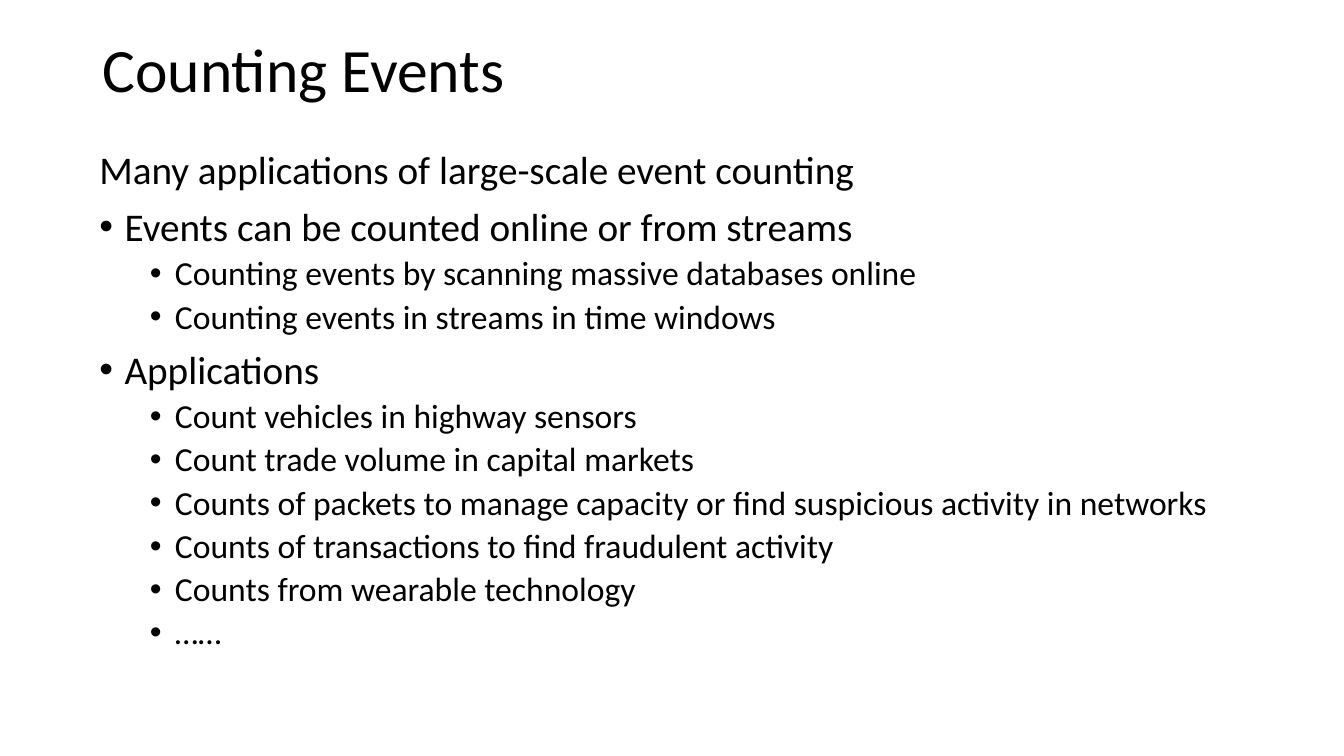
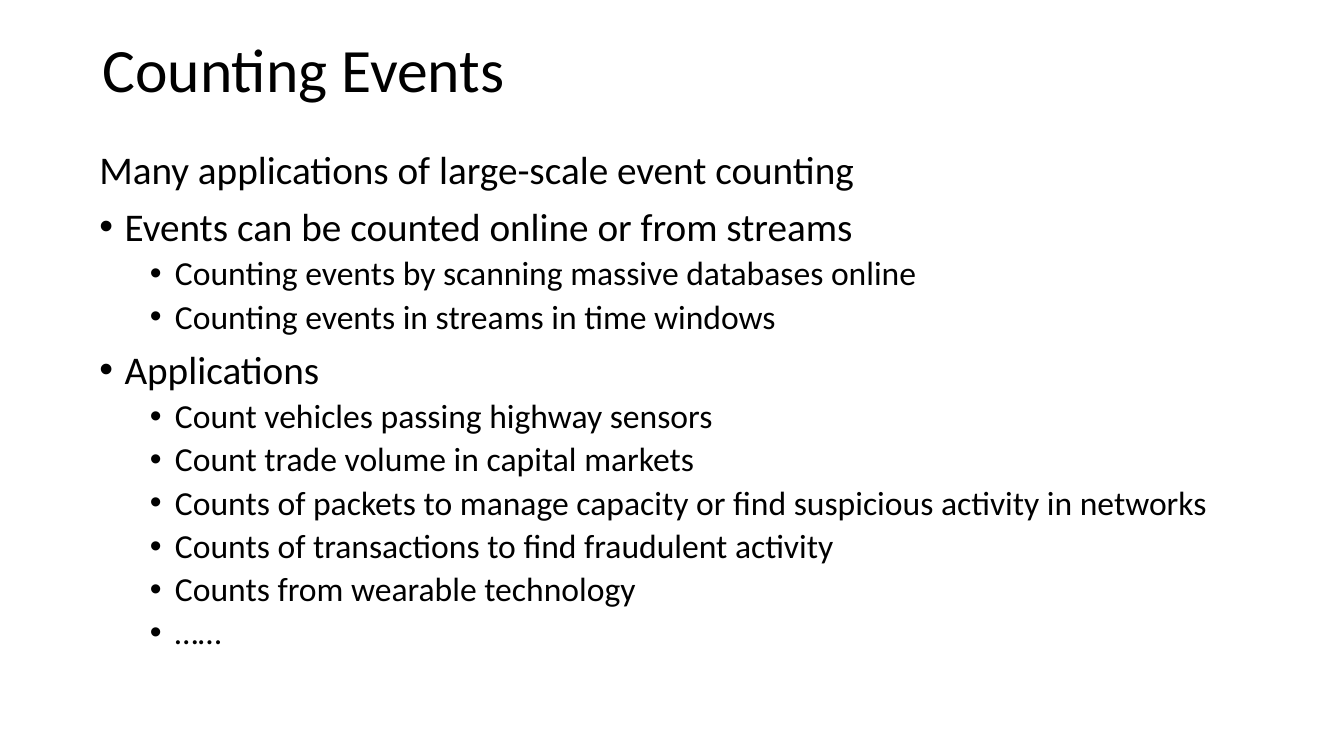
Before and after one commit to StephenElston/CSCI-E-108, a slide deck: slide 67 of slides/6_OnlineAnalytics_Part1.pptx (slide 66 before the commit). Drawn at 1344x756 pixels with LibreOffice and Linux fonts; fonts in the diff are those of the drawing. Boxes give left, top, right and bottom in pixels: in the first picture for what was removed or moved away, otherwise in the second. Text is boxed around its words. In the diff, an @@ line names an element or a change of style, - is before the commit and + after.

Commit message:
Typo corrections from lecture

```diff
--- a/slides/6_OnlineAnalytics_Part1.pptx
+++ b/slides/6_OnlineAnalytics_Part1.pptx
@@ text at box(175, 404, 713, 434): text changed @@
-  • Count vehicles in highway sensors
+  • Count vehicles passing highway sensors
```
Also in this commit, not shown: 9 other slides changed, 1 slide added.
